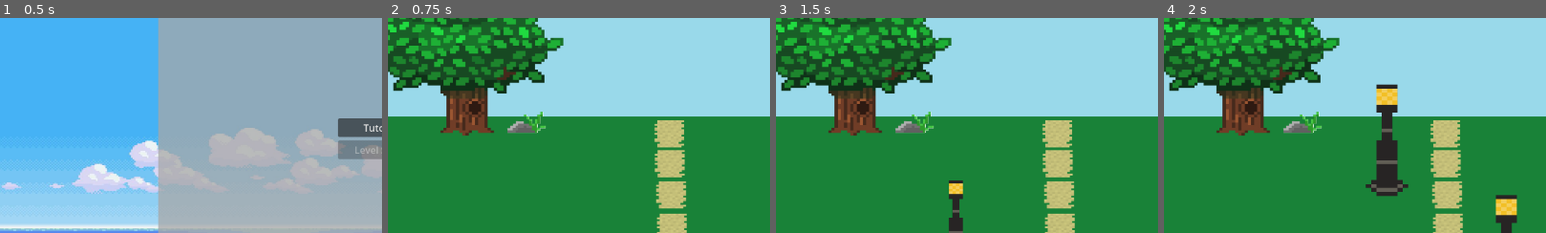
Above: before the commit, frames 1-4 (left to right).
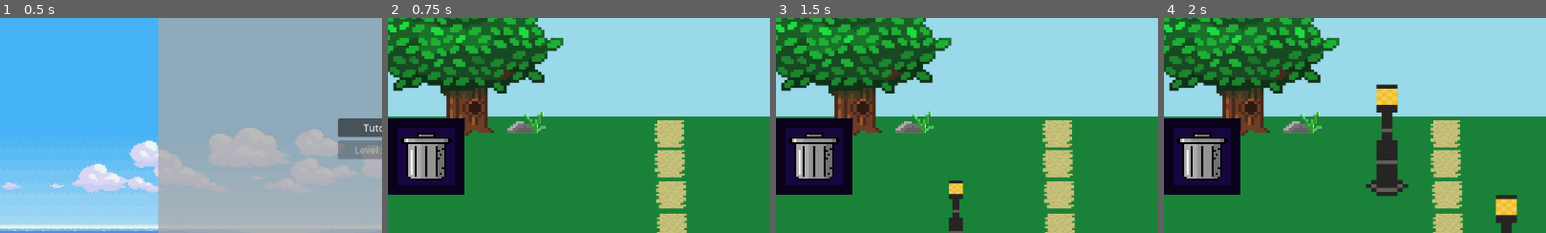
Above: after the commit, the same moments.

Repository: SkinnyJeansPear/PX-Group-2-Repo
Game: Godot game, scene res://Scenes/main_menu.tscn
Two runs of this game, one before a commit and one after it. Both use one fixed random seed, a clock stepped at 60 frames per second and the inputs below.
Inputs (mouse positions are % of the whole screen's width and height, from its top left):
- Up to frame 1 (0.5 s): no input
- Up to frame 2 (0.75 s): click "Tutorial" at 0.5 s
- Up to frame 3 (1.5 s): tap Enter at 1.25 s; drag from (5, 88) to (60, 28) at 1.27 s
- Up to frame 4 (2 s): no input
The pictures show only the part of the screen within x 0-50%, y 22-72%; the shares and areas given below are measured in that part.

Frame 1 is identical in both runs. In frame 2, 7.1% of the frame differs, in the area x 0-20%, y 46-83%; in frame 3, 7.1%; in frame 4, 7.1%.

Commit message:
Cleaned up workspace

Diff:
--- a/Scenes/Levels/Test.tscn
+++ b/Scenes/Levels/Test.tscn
@@ -1,12 +1,12 @@
 [gd_scene load_steps=11 format=4 uid="uid://cglcu0uv4k7rt"]
 
-[ext_resource type="Script" uid="uid://jmx2gia1u6cy" path="res://Scenes/Levels/game_manager.gd" id="1_detqq"]
+[ext_resource type="Script" uid="uid://jmx2gia1u6cy" path="res://Scripts/game_manager.gd" id="1_detqq"]
 [ext_resource type="Texture2D" uid="uid://4v8u3mu4rcxg" path="res://Assests/Backdrop1.png" id="1_lje5a"]
 [ext_resource type="Texture2D" uid="uid://dhui614vlb4op" path="res://Assests/Trashbag.png" id="2_detqq"]
 [ext_resource type="Texture2D" uid="uid://bbsbys4jklfvc" path="res://Assests/Grid.png" id="2_jrtxw"]
 [ext_resource type="Texture2D" uid="uid://bqeiso0gw3hd" path="res://Assests/lamp.png" id="3_jrtxw"]
 [ext_resource type="Texture2D" uid="uid://c6g7jxggoguoa" path="res://Assests/box.png" id="3_pdb2y"]
-[ext_resource type="Script" uid="uid://df4dud7inlen8" path="res://Scenes/Levels/object.gd" id="4_jrtxw"]
+[ext_resource type="Script" uid="uid://df4dud7inlen8" path="res://Scripts/object.gd" id="4_jrtxw"]
 [ext_resource type="Texture2D" uid="uid://cn8ok36mjpaaa" path="res://Assests/Trash Can.png" id="8_yo840"]
 
 [sub_resource type="TileSetAtlasSource" id="TileSetAtlasSource_pdb2y"]
@@ -31,7 +31,7 @@
 offset_right = 40.0
 offset_bottom = 40.0
 
-[node name="TextureRect" type="TextureRect" parent="CanvasLayer/DragLayer"]
+[node name="Garbage" type="TextureRect" parent="CanvasLayer/DragLayer"]
 layout_mode = 0
 offset_left = 800.0
 offset_top = 350.0
@@ -81,7 +81,7 @@
 texture = ExtResource("3_pdb2y")
 expand_mode = 2
 
-[node name="lamp" type="TextureRect" parent="NavBar/ScrollContainer/HBoxContainer/TextureRect"]
+[node name="Lamp" type="TextureRect" parent="NavBar/ScrollContainer/HBoxContainer/TextureRect"]
 layout_mode = 1
 anchors_preset = 8
 anchor_left = 0.5
@@ -106,13 +106,12 @@
 
 [node name="TextureRect" type="TextureRect" parent="TrashBar"]
 layout_mode = 1
-offset_left = -130.0
 offset_top = 325.0
-offset_right = -2.0
+offset_right = 128.0
 offset_bottom = 453.0
 texture = ExtResource("3_pdb2y")
 
-[node name="bin" type="TextureRect" parent="TrashBar/TextureRect"]
+[node name="Bin" type="TextureRect" parent="TrashBar/TextureRect"]
 layout_mode = 1
 anchors_preset = 8
 anchor_left = 0.5
--- a/Scenes/Levels/button.gd
+++ /dev/null
@@ -1,9 +0,0 @@
-extends Button
-
-@onready var grid: TileMapLayer = $"../../Grid"
-
-func _on_toggled(button_pressed):
-	if button_pressed == true:
-		grid.visible = true
-	else:
-		grid.visible = false
Binary file removed: Assests/SUP_HanlonPark_ChristopherFrederickJones_09.jpg
Not shown, removed: Assests/SUP_HanlonPark_ChristopherFrederickJones_09.jpg.import
Not shown, removed: Scenes/Levels/button.gd.uid
Renamed: Scenes/Levels/game_manager.gd -> Scripts/game_manager.gd
Renamed: Scenes/Levels/game_manager.gd.uid -> Scripts/game_manager.gd.uid
Renamed: Scenes/Levels/object.gd -> Scripts/object.gd
Renamed: Scenes/Levels/object.gd.uid -> Scripts/object.gd.uid
